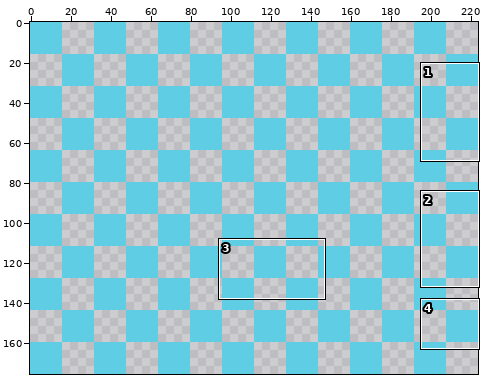
One commit to this pixel-art file: assets/images/tiles.aseprite. Above, an overview of the earlier version with the close-up marked.
Close-up. First the earlier version:
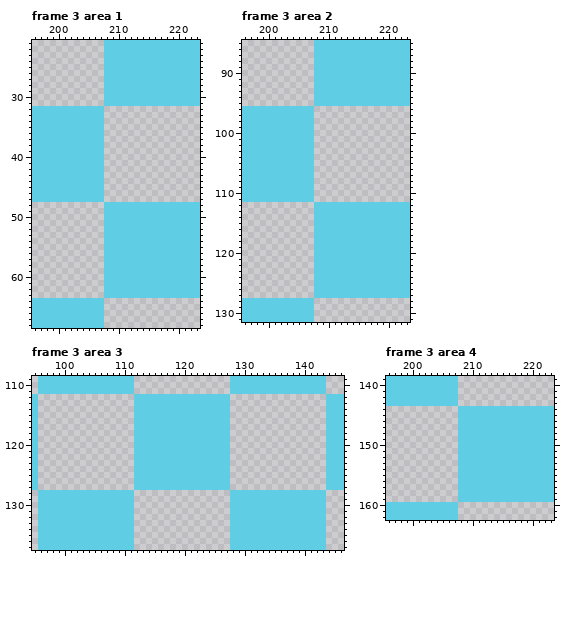
224x176 pixels, 3 frames. Shown: frame 3 area 1: x 196..223, y 21..68; frame 3 area 2: x 196..223, y 85..131; frame 3 area 3: x 95..146, y 109..137; frame 3 area 4: x 196..223, y 139..162.
The result:
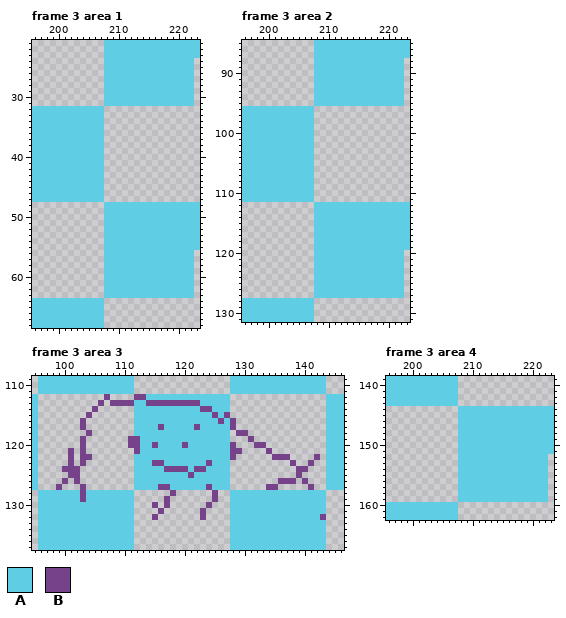
Palette (. is transparent): A #5fcde4  B #76428a
The exact change:
layer "Layer 2" added
Frame 3 area 1, layer "Layer 1":
y 24..31: x 223 A -> .
y 56..63: x 223 A -> .
Frame 3 area 2, layer "Layer 1":
y 88..95: x 223 A -> .
y 120..127: x 223 A -> .
Frame 3 area 3, layer "Layer 2":
y 112: x 107 . -> B; x 112..113 AA -> BB
y 113: x 106 . -> B; x 108..111 .... -> BBBB; x 114..122 AAAAAAAAA -> BBBBBBBBB
y 114: x 105 . -> B; x 123..124 AA -> BB
y 115: x 104 . -> B; x 125 A -> B; x 127 A -> B
y 116: x 103 . -> B; x 126 A -> B; x 128 . -> B
y 117: x 103 . -> B; x 116 A -> B; x 122 A -> B; x 128 . -> B
y 118: x 104 . -> B; x 129..130 .. -> BB
y 119: x 103 . -> B; x 111..112 .A -> BB; x 131 . -> B
y 120: x 103 . -> B; x 111..112 .A -> BB; x 115 A -> B; x 120 A -> B; x 128 . -> B; x 132..133 .. -> BB
y 121: x 101 . -> B; x 103 . -> B; x 112 A -> B; x 128..129 .. -> BB; x 134 . -> B
y 122: x 101 . -> B; x 103..104 .. -> BB; x 128 . -> B; x 135..137 ... -> BBB; x 142 . -> B
y 123: x 101 . -> B; x 103 . -> B; x 115..116 AA -> BB; x 124 A -> B; x 138 . -> B; x 141 . -> B
y 124: x 100..102 ... -> BBB; x 117..120 AAAA -> BBBB; x 122..123 AA -> BB; x 139..140 .. -> BB
y 125: x 101..102 .. -> BB; x 121 A -> B; x 139 . -> B
y 126: x 100 . -> B; x 102 . -> B; x 136..138 ... -> BBB; x 140 . -> B
y 127: x 99 . -> B; x 103 . -> B; x 116..117 AA -> BB; x 124 A -> B; x 134..135 .. -> BB; x 141 . -> B
y 128: x 103 A -> B; x 118 . -> B; x 125 . -> B
y 129: x 103 A -> B; x 117 . -> B; x 125 . -> B
y 130: x 115 . -> B; x 117 . -> B; x 124 . -> B
y 131: x 116 . -> B; x 123 . -> B
y 132: x 115 . -> B; x 123 . -> B; x 143 A -> B
Frame 3 area 4, layer "Layer 1":
y 152..159: x 223 A -> .
